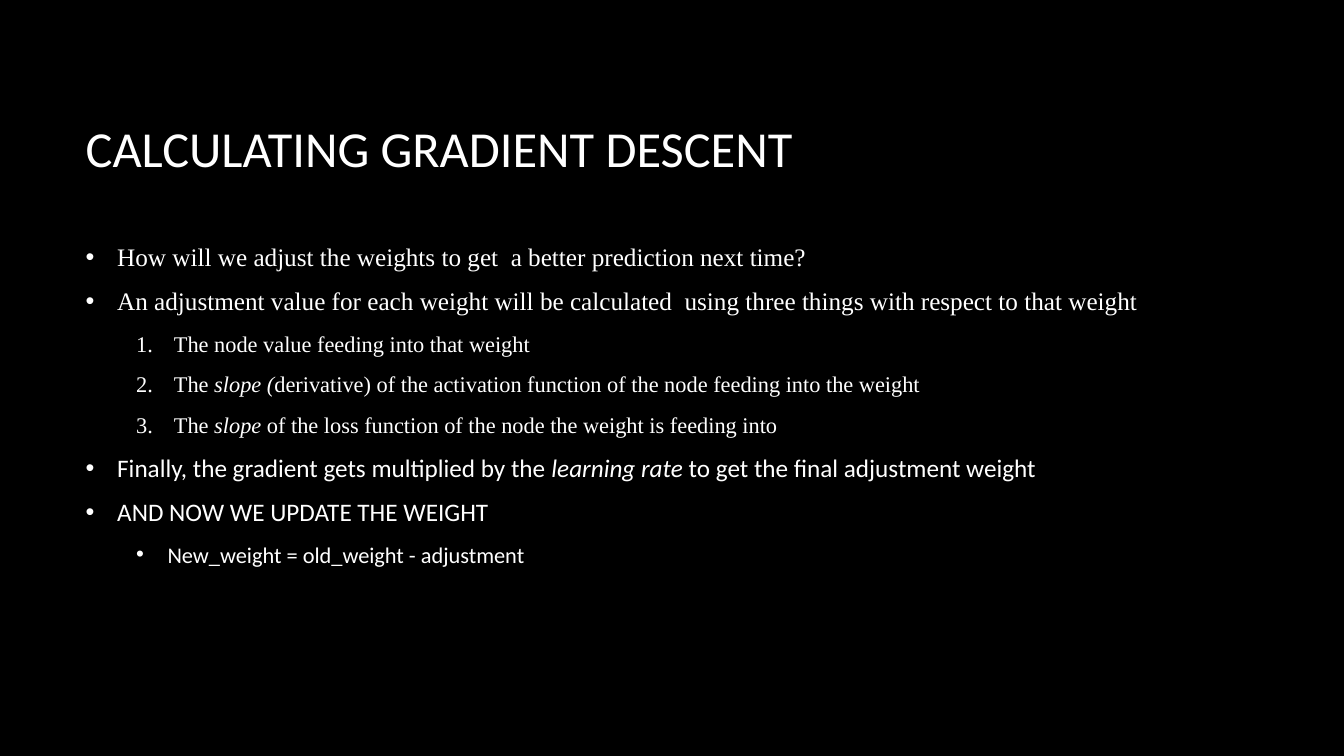
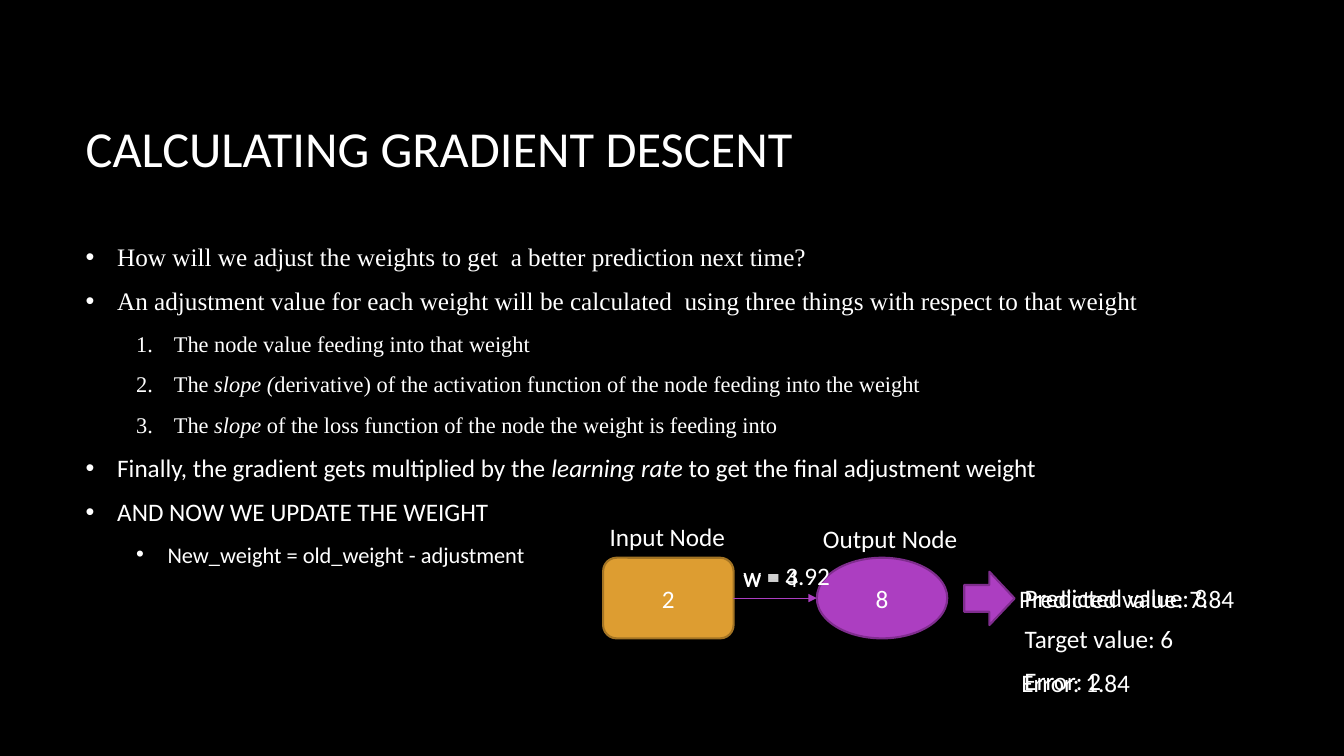
Before and after one commit to josiahcoad/IntroNeuralNetworks, a slide deck: slide 16 of Presentations/presentation_chapter1-2.pptx. Drawn at 1344x756 pixels with LibreOffice and Linux fonts; fonts in the diff are those of the drawing; background and template pictures are left out. Boxes give left, top, right and bottom in pixels: in the first picture for what was removed or moved away, otherwise in the second. Text is boxed around its words. In the diff, an @@ line names an element or a change of style, - is before the commit and + after.

```diff
--- a/Presentations/presentation_chapter1-2.pptx
+++ b/Presentations/presentation_chapter1-2.pptx
@@ text added at [610, 528, 725, 550], 18 pt, text #FFFFFF @@
+Input Node
@@ text added at [823, 530, 957, 552], 18 pt, text #FFFFFF @@
+Output Node
@@ rounded rectangle added at [603, 558, 733, 638], fill #DD9D31, outline #A37424 1.5 pt, 18 pt, text #FFFFFF @@
+2
@@ text added at [743, 568, 798, 587], 18 pt, text #FFFFFF @@
+w = 4
@@ text added at [785, 568, 830, 591], 18 pt, text #FFFFFF @@
+w = 3.92
@@ ellipse added at [817, 558, 947, 638], fill #AC3EC1, outline #7F2E8F 1.5 pt, 18 pt, text #FFFFFF @@
+8
@@ arrow added from (734, 598) to (817, 598), #AC3EC1 0.75 pt @@
@@ right arrow added at [965, 572, 1015, 625], fill #AC3EC1, outline #7F2E8F 1.5 pt @@
@@ text added at [1025, 589, 1208, 609], 18 pt, text #FFFFFF @@
+Predicted value: 8
@@ text added at [1128, 589, 1234, 609], 18 pt, text #FFFFFF @@
+Predicted value: 7.84
@@ text added at [1025, 630, 1173, 653], 18 pt, text #FFFFFF @@
+Target value: 6
@@ text added at [1024, 673, 1101, 692], 18 pt, text #FFFFFF @@
+Error: 2
@@ text added at [1085, 673, 1130, 693], 18 pt, text #FFFFFF @@
+Error: 1.84
```
Also in this commit, not shown: 1 other slide changed, 3 other files.
